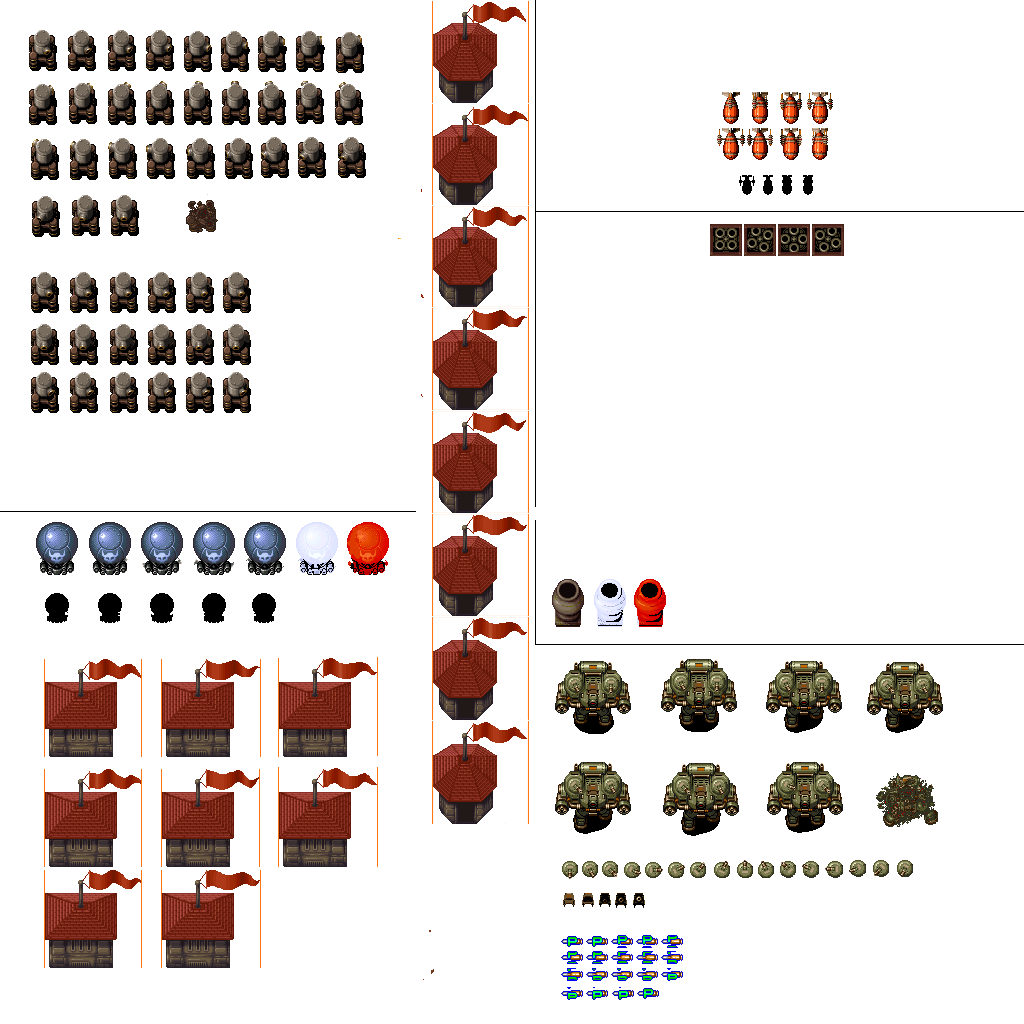
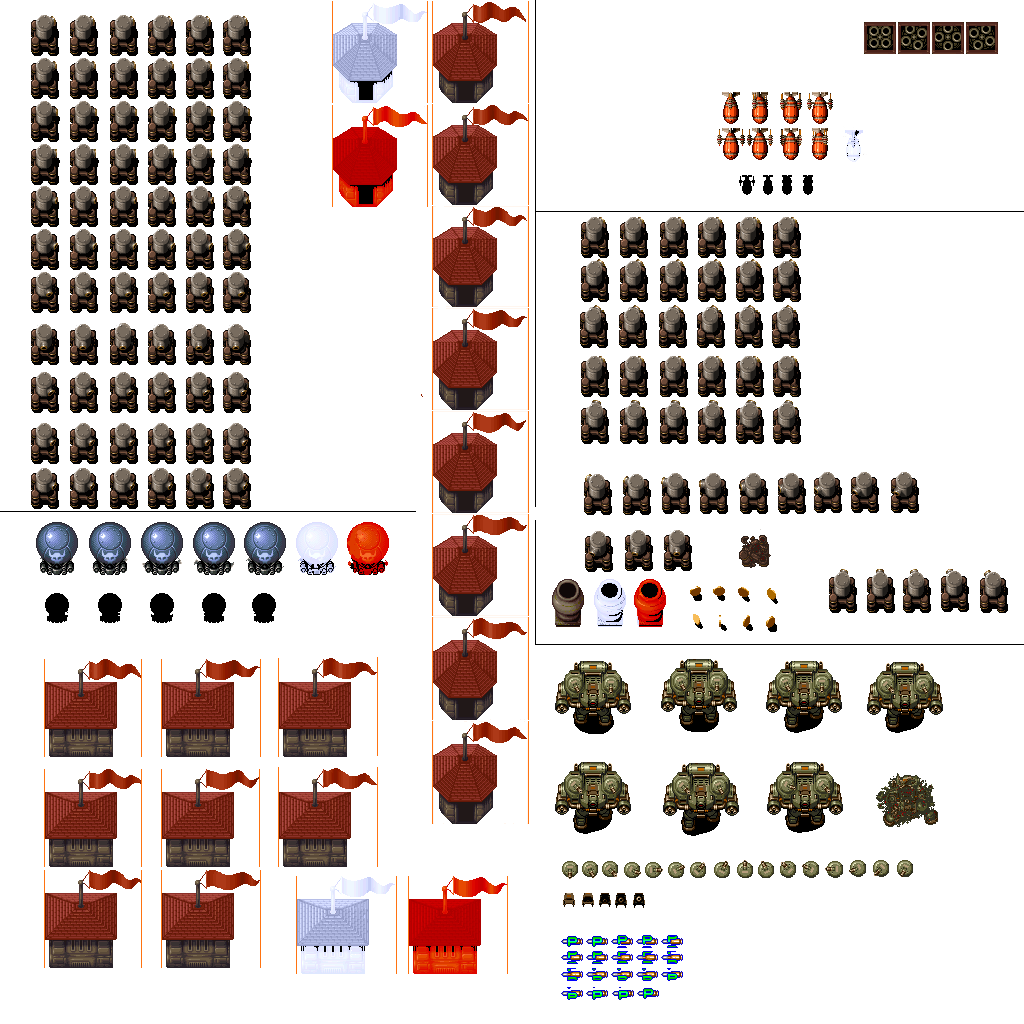
The second 1024px x 1024px image is a revision of the first. Changes to its layers:
renamed "Capa 0" to "Capa 2 copia", moved it above "Capa 2", painted on it over [29, 1, 1008, 980]
moved "Capa 2" above "Capa 1 copia 5", painted on it over [44, 400, 758, 631]
removed layer "Capa 1" over [45, 189, 424, 968]
removed layer "Capa 1 copia 4" over [70, 272, 249, 397]
renamed "adad" to "Capa 1 copia 5", painted on it over [29, 1, 1008, 980]
